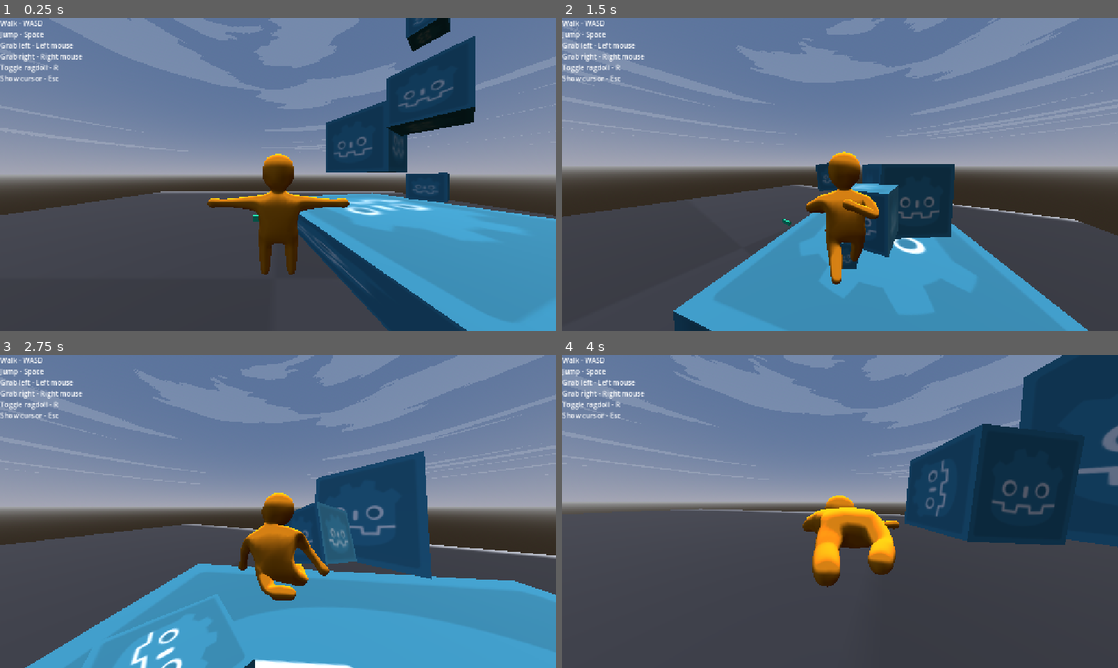
Above: before the commit, frames 1-4 (two rows, left to right).
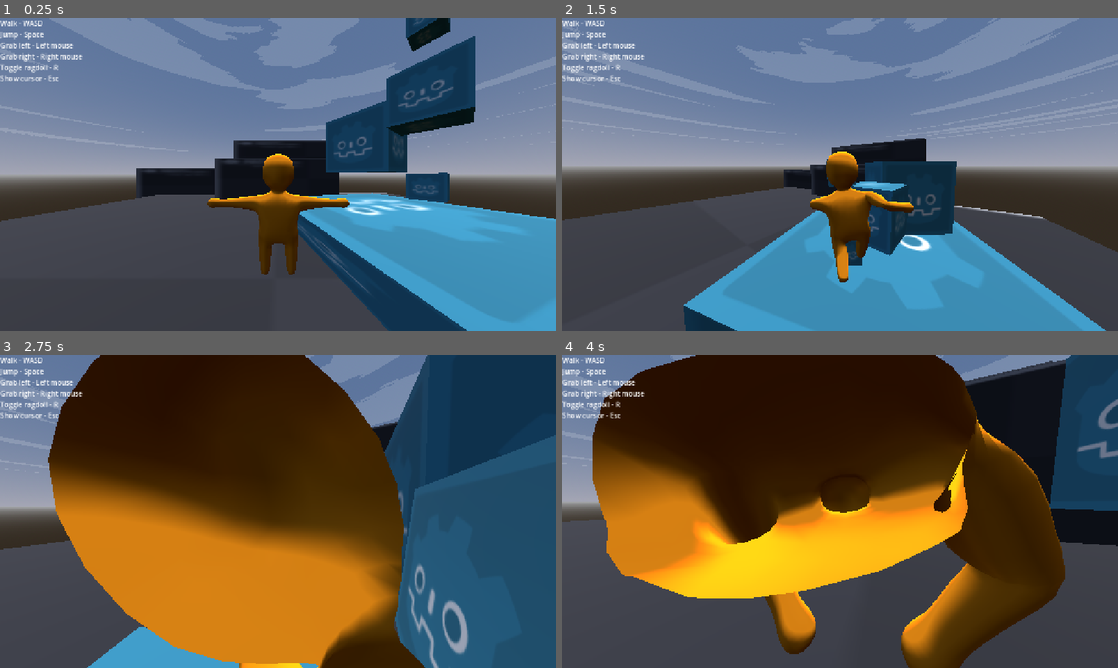
Above: after the commit, the same moments.

Repository: Lost-Rabbit-Digital/ChefWobbles
Game: Godot game, scene res://Scenes/world.tscn
Two runs of this game, one before a commit and one after it. Both use one fixed random seed, a clock stepped at 60 frames per second and the inputs below. Sound files missing from this copy of the repository are replaced by a short silence.
Inputs (mouse positions are in pixels of both pictures, inside the frame that each line leads up to):
- Up to frame 1 (0.25 s): no input
- Up to frame 2 (1.5 s): move the mouse to (962, 158) at 0.52 s; press the mouse at (962, 158) at 0.53 s; hold D (move_right) 0.53-1.28 s; tap Space (jump) at 0.77 s; move the mouse to (812, 174) at 1.27 s; release the mouse at (812, 174) at 1.28 s; hold W (move_forward) from 1.28 s (still down); right-click (812, 174) at 1.35 s
- Up to frame 3 (2.75 s): keep holding W (move_forward); tap Space (jump) at 1.52 s; move the mouse to (289, 505) at 2.02 s; tap R (ragdoll) at 2.1 s
- Up to frame 4 (4 s): keep holding W (move_forward); move the mouse to (834, 517) at 2.77 s; click (834, 517) at 2.85 s; tap Space (jump) at 3.02, 3.77 s; move the mouse to (878, 514) at 3.52 s; hold Right mouse button (grab_right) from 3.53 s (still down)

The runs differ from the first frame. In frame 1, 4.8% of the frame differs, in the area x 0-100%, y 39-66%; in frame 2, 6.4%; in frame 3, 81%, in the area x 0-100%, y 0-100%; in frame 4, 65%.

Commit message:
Updated test scene to have climbing section

Diff:
--- a/godot_project/Scenes/world.tscn
+++ b/godot_project/Scenes/world.tscn
@@ -13,7 +13,6 @@
 [ext_resource type="AudioStream" uid="uid://dppngpsx8ctmp" path="res://audio/Polar Lights.ogg" id="14_1cojt"]
 [ext_resource type="Texture2D" uid="uid://gs6n3sg4t772" path="res://Assets/godot-prototype-texture/PNG/checker_black_512x512.png" id="15_kn0ld"]
 [ext_resource type="AudioStream" uid="uid://c58316sy0yjlm" path="res://audio/Strange Worlds.ogg" id="15_yq1aw"]
-[ext_resource type="PackedScene" uid="uid://b3hmjle2dtc0h" path="res://Assets/interactables/knife.tscn" id="16_hgpy0"]
 [ext_resource type="AudioStream" uid="uid://cyowywmbdvvh5" path="res://audio/Sunlight Through Leaves.ogg" id="16_pyn1s"]
 [ext_resource type="AudioStream" uid="uid://bmq805hd2t7ae" path="res://audio/Wanderers Tale.ogg" id="17_no8kt"]
 
@@ -57,8 +56,12 @@
 albedo_texture = ExtResource("15_kn0ld")
 
 [sub_resource type="BoxMesh" id="BoxMesh_t2t4p"]
+size = Vector3(35, 1, 35)
 
 [sub_resource type="BoxShape3D" id="BoxShape3D_0pcbe"]
+
+[sub_resource type="BoxMesh" id="BoxMesh_kn0ld"]
+size = Vector3(15, 5, 5)
 
 [node name="World" type="Node3D"]
 
@@ -204,7 +207,6 @@
 [node name="Environment" type="Node" parent="."]
 
 [node name="Ground" type="StaticBody3D" parent="Environment"]
-transform = Transform3D(39.9349, 0, 0, 0, 1, 0, 0, 0, 37.6494, 0, 0, 0)
 
 [node name="MeshInstance3D" type="MeshInstance3D" parent="Environment/Ground"]
 material_override = SubResource("StandardMaterial3D_hgpy0")
@@ -212,7 +214,43 @@
 skeleton = NodePath("../../root/@EditorNode@21272/@Panel@14/@VBoxContainer@15/DockHSplitLeftL/DockHSplitLeftR/DockHSpli …(286 unchanged characters)…
 
 [node name="CollisionShape3D" type="CollisionShape3D" parent="Environment/Ground"]
-shape = SubResource("BoxShape3D_0pcbe")
-
-[node name="Knife" parent="." instance=ExtResource("16_hgpy0")]
-transform = Transform3D(1, 0, 0, 0, 1, 0, 0, 0, 1, -0.749276, 1.39239, -3.41325)
+transform = Transform3D(35, 0, 0, 0, 1, 0, 0, 0, 35, 0, 0, 0)
+shape = SubResource("BoxShape3D_0pcbe")
+
+[node name="Wall" type="StaticBody3D" parent="Environment"]
+transform = Transform3D(1, 0, 0, 0, 1, 0, 0, 0, 1, 0, 2.96142, -14.81)
+
+[node name="MeshInstance3D" type="MeshInstance3D" parent="Environment/Wall"]
+transform = Transform3D(1, 0, 0, 0, 1, 0, 0, 0, 1, 0, 0, 0.214131)
+material_override = SubResource("StandardMaterial3D_hgpy0")
+mesh = SubResource("BoxMesh_kn0ld")
+skeleton = NodePath("../../root/@EditorNode@21272/@Panel@14/@VBoxContainer@15/DockHSplitLeftL/DockHSplitLeftR/DockHSplitMain/@VBoxContainer@26/DockVSplitCenter/@VSplitContainer@54/@VBoxContainer@55/@EditorMainScreen@102/MainScreen/@CanvasItemEditor@11482/@VSplitContainer@11134/@HSplitContainer@11136/@HSplitContainer@11138/@Control@11139/@SubViewportContainer@11140/@SubViewport@11141/World/Environment")
+
+[node name="CollisionShape3D" type="CollisionShape3D" parent="Environment/Wall"]
+transform = Transform3D(15, 0, 0, 0, 5, 0, 0, 0, 5, 0, 0, 0)
+shape = SubResource("BoxShape3D_0pcbe")
+
+[node name="Wall2" type="StaticBody3D" parent="Environment"]
+transform = Transform3D(1, 0, 0, 0, 1, 0, 0, 0, 1, -12.6807, 1.93841, -17.582)
+
+[node name="MeshInstance3D" type="MeshInstance3D" parent="Environment/Wall2"]
+material_override = SubResource("StandardMaterial3D_hgpy0")
+mesh = SubResource("BoxMesh_kn0ld")
+skeleton = NodePath("../../root/@EditorNode@21272/@Panel@14/@VBoxContainer@15/DockHSplitLeftL/DockHSplitLeftR/DockHSplitMain/@VBoxContainer@26/DockVSplitCenter/@VSplitContainer@54/@VBoxContainer@55/@EditorMainScreen@102/MainScreen/@CanvasItemEditor@11482/@VSplitContainer@11134/@HSplitContainer@11136/@HSplitContainer@11138/@Control@11139/@SubViewportContainer@11140/@SubViewport@11141/World/Environment")
+
+[node name="CollisionShape3D" type="CollisionShape3D" parent="Environment/Wall2"]
+transform = Transform3D(15, 0, 0, 0, 5, 0, 0, 0, 5, 0, 0, 0)
+shape = SubResource("BoxShape3D_0pcbe")
+
+[node name="Wall3" type="StaticBody3D" parent="Environment"]
+transform = Transform3D(1, 0, 0, 0, 1, 0, 0, 0, 1, 0.692172, 7.34, -18.8809)
+
+[node name="MeshInstance3D" type="MeshInstance3D" parent="Environment/Wall3"]
+transform = Transform3D(1, 0, 0, 0, 1, 0, 0, 0, 1, -0.0590744, -1.06704, -0.411612)
+material_override = SubResource("StandardMaterial3D_hgpy0")
+mesh = SubResource("BoxMesh_kn0ld")
+skeleton = NodePath("../../root/@EditorNode@21272/@Panel@14/@VBoxContainer@15/DockHSplitLeftL/DockHSplitLeftR/DockHSplitMain/@VBoxContainer@26/DockVSplitCenter/@VSplitContainer@54/@VBoxContainer@55/@EditorMainScreen@102/MainScreen/@CanvasItemEditor@11482/@VSplitContainer@11134/@HSplitContainer@11136/@HSplitContainer@11138/@Control@11139/@SubViewportContainer@11140/@SubViewport@11141/World/Environment")
+
+[node name="CollisionShape3D" type="CollisionShape3D" parent="Environment/Wall3"]
+transform = Transform3D(15, 0, 0, 0, 5, 0, 0, 0, 5, 0, 0, 0)
+shape = SubResource("BoxShape3D_0pcbe")
